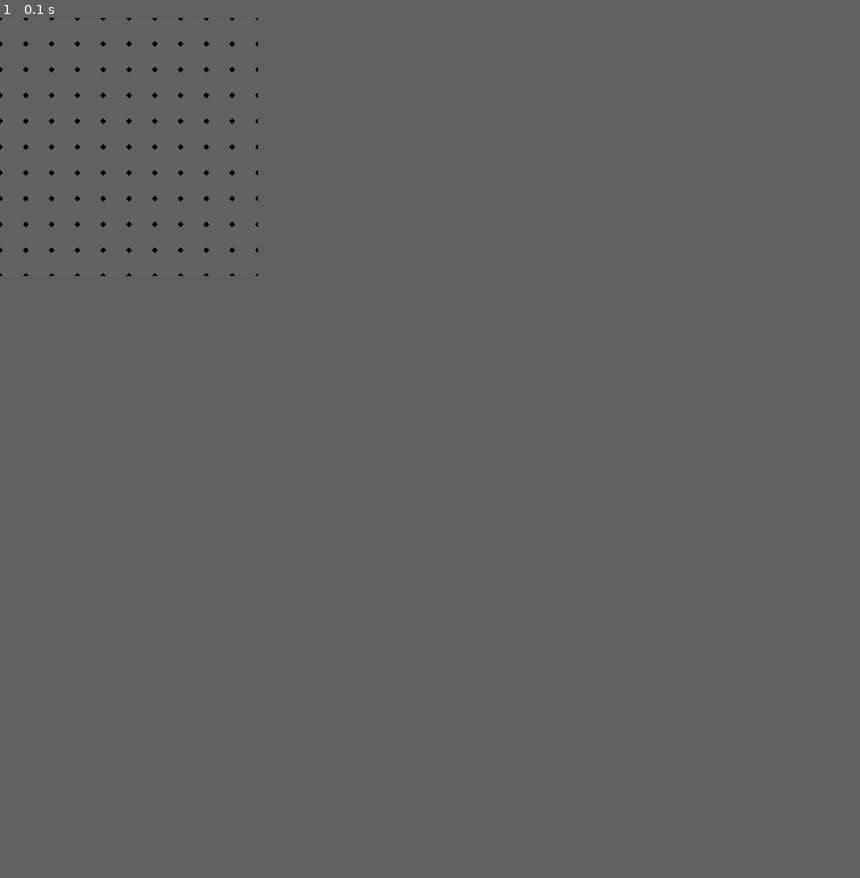
Above: before the commit, frame 1.
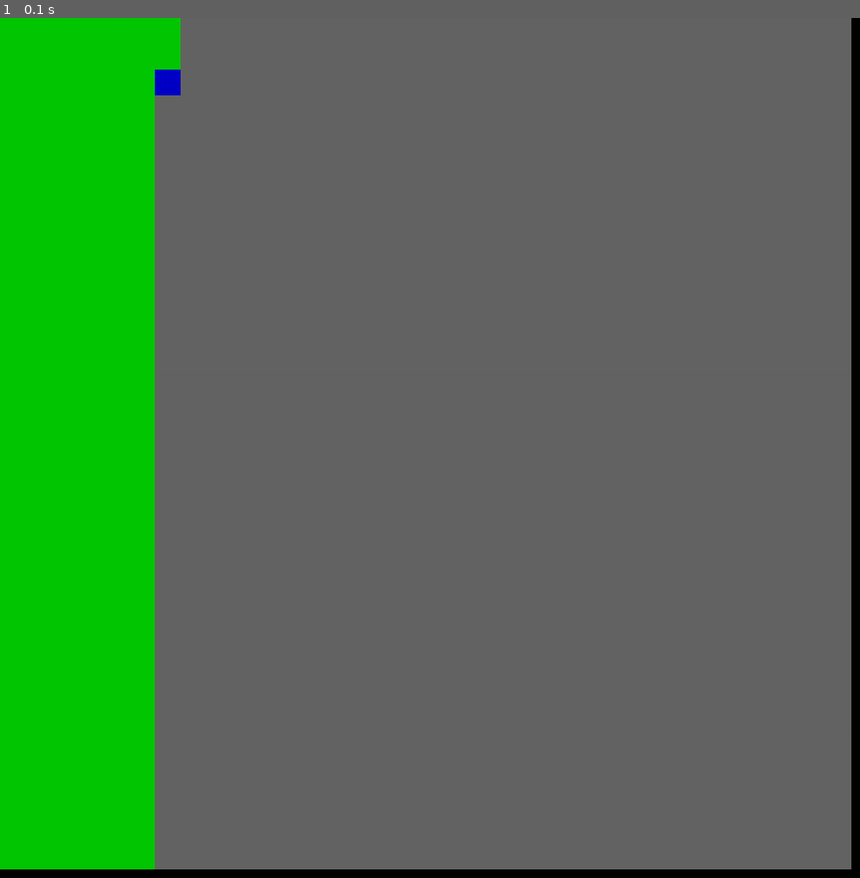
Above: after the commit, the same moment.

Repository: simon-fredrich/python-training
Game: pygame game, started from python-finder/main.py
The game is run twice, just before and just after one commit, with the same random seed, the same clock (stepped at 60 frames per second) and the same inputs.
Inputs:
- Up to frame 1 (0.1 s): no input
The window is 270x270 before the commit and 900x900 after it. Grey fills any space a smaller window leaves; there, only what the larger window draws over its background counts as a difference.

The runs differ from the first frame. In frame 1, 20% of the frame differs, in the area x 0-100%, y 0-100%.

Commit message:
add Tile class and implement simple finder

Diff:
--- /dev/null
+++ b/python-finder/Tile.py
@@ -0,0 +1,14 @@
+import pygame
+
+class Tile:
+    def __init__(self, surface, color, x, y, width, height):
+        self.surface = surface
+        self.color = color
+        self.x = x
+        self.y = y
+        self.width = width
+        self.height = height
+
+    def draw(self):
+        pygame.draw.rect(self.surface, self.color,
+                        (self.x, self.y, self.width, self.height))
--- a/python-finder/main.py
+++ b/python-finder/main.py
@@ -1,18 +1,51 @@
 import sys, pygame
 from Grid import Grid
+from Tile import *
 pygame.init()
 
-size = width, height = 300, 300
+size = width, height = 1000, 1000
 screen = pygame.display.set_mode(size)
 color = (100, 100, 100)
 
-grid = Grid(size[0], size[1], screen, color)
-grid.create()
+# grid = Grid(size[0], size[1], screen, color)
+# grid.create()
+
+tiles = []
+tile_width = 30
+tile_height = 30
+x_quant = int(width/tile_width)
+y_quant = int(height/tile_height)
 
 while 1:
     for event in pygame.event.get():
         if event.type == pygame.QUIT:
             sys.exit()
 
+    x_tile = 0
+    y_tile = 0
+
+    for i in range(x_quant):
+        for j in range(y_quant):
+            tile = Tile(screen, color, x_tile, y_tile, tile_width, tile_height)
+            tile.draw()
+            tiles.append(tile)
+            y_tile = y_tile + 30
+
+        x_tile = x_tile + 30
+        y_tile = 0
+
+    tiles[200].color = [200, 0, 0]
+    tiles[200].draw()
+
+    for tile in tiles:
+        if tile.color == [200, 0, 0]:
+            tile.color = [0, 0, 200]
+            tile.draw()
+            break
+        else:
+            tile.color = [0, 200, 0]
+            tile.draw()
+
+
 
     pygame.display.flip()
